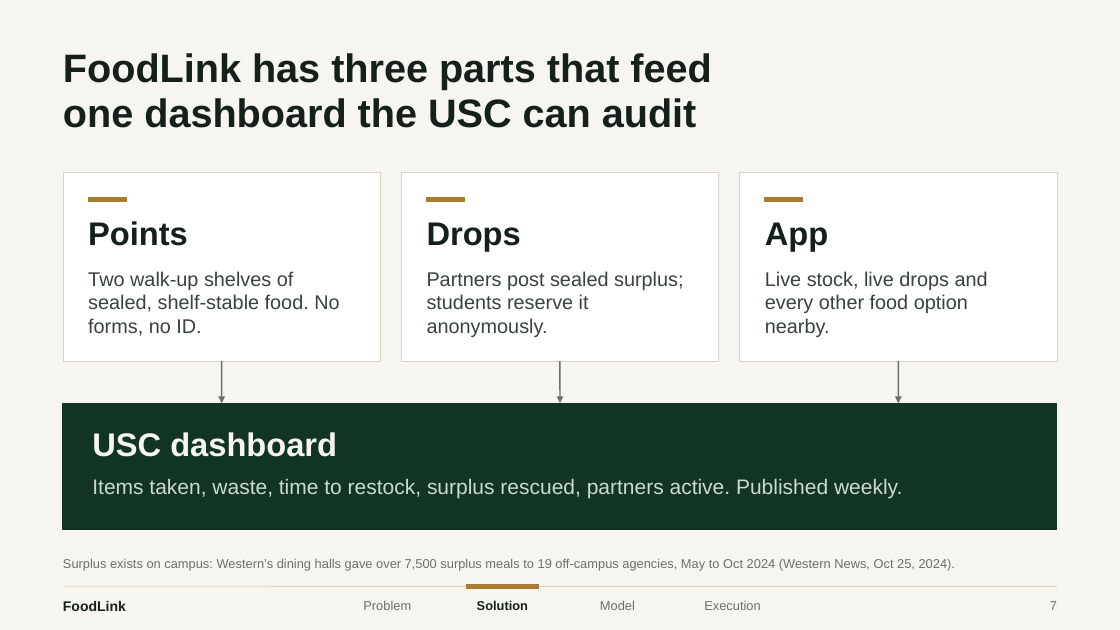
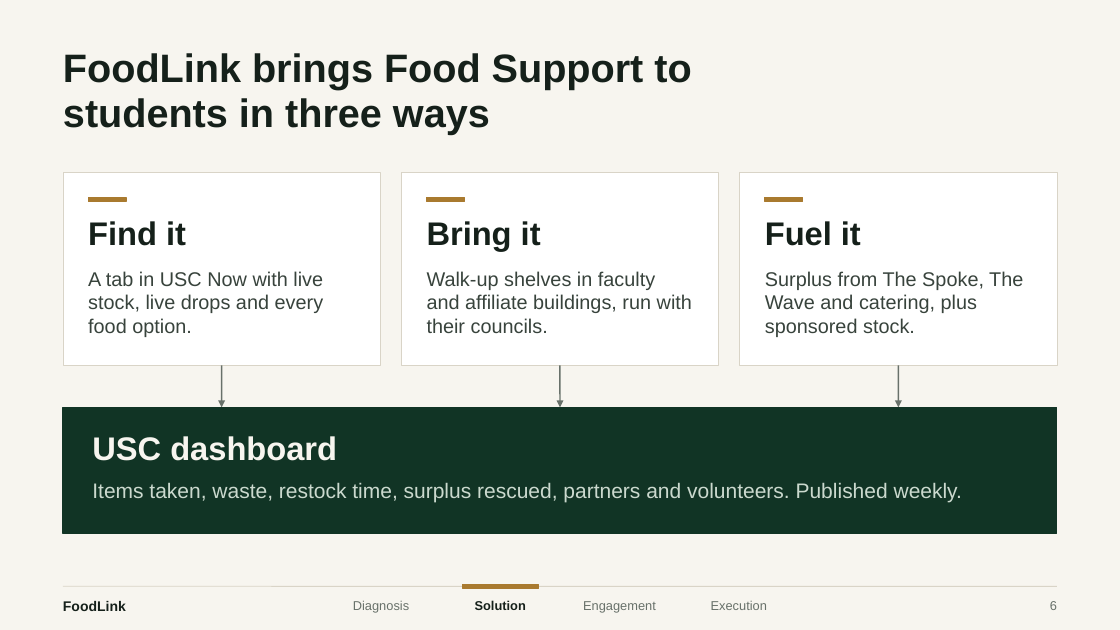
Before and after one commit to xingexu/aspire, a slide deck: slide 6 of deck/PBSN_ASPIRE_FoodLink.pptx (slide 7 before the commit). Drawn at 1120x630 pixels with LibreOffice and Linux fonts; fonts in the diff are those of the drawing. Boxes give left, top, right and bottom in pixels: in the first picture for what was removed or moved away, otherwise in the second. Text is boxed around its words. In the diff, an @@ line names an element or a change of style, - is before the commit and + after.

```diff
--- a/deck/PBSN_ASPIRE_FoodLink.pptx
+++ b/deck/PBSN_ASPIRE_FoodLink.pptx
@@ title at box(63, 53, 691, 135): text changed @@
-FoodLink has three parts that feed
-one dashboard the USC can audit
+FoodLink brings Food Support to
+students in three ways
@@ rectangle: place and size @@
-rectangle at box(63, 172, 381, 361)
+rectangle at box(63, 172, 381, 365)
@@ rectangle: place and size @@
-rectangle at box(402, 172, 719, 361)
+rectangle at box(402, 172, 719, 365)
@@ rectangle: place and size @@
-rectangle at box(740, 172, 1058, 361)
+rectangle at box(740, 172, 1058, 365)
@@ text at box(88, 221, 186, 246): text changed @@
-Points
+Find it
@@ text at box(427, 221, 541, 251): text changed @@
-Drops
+Bring it
@@ text at box(765, 221, 861, 246): text changed @@
-App
+Fuel it
@@ text at box(88, 271, 324, 337): text changed @@
-Two walk-up shelves of sealed, shelf-stable food. No forms, no ID.
+A tab in USC Now with live stock, live drops and every food option.
@@ text at box(427, 271, 692, 333): text changed @@
-Partners post sealed surplus; students reserve it anonymously.
+Walk-up shelves in faculty and affiliate buildings, run with their councils.
@@ text at box(765, 271, 1023, 337): text changed @@
-Live stock, live drops and every other food option nearby.
+Surplus from The Spoke, The Wave and catering, plus sponsored stock.
@@ 3 arrows, 1 text, 1 rectangle: place and size @@
-3 arrows, 1 text, 1 rectangle at box(63, 361, 1057, 529)
+3 arrows, 1 text, 1 rectangle at box(63, 365, 1057, 534)
@@ text at box(92, 483, 962, 503): text changed @@
-Items taken, waste, time to restock, surplus rescued, partners active. Published weekly.
+Items taken, waste, restock time, surplus rescued, partners and volunteers. Published weekly.
@@ text removed at box(63, 558, 955, 571) @@
-Surplus exists on campus: Western’s dining halls gave over 7,500 surplus meals to 19 off-campus agencies, May to Oct 2024 (Western News, Oct 25, 2024).
@@ rectangle: place and size @@
-rectangle at box(467, 585, 539, 589)
+rectangle at box(463, 585, 539, 589)
@@ text "Execution": place and size @@
-text "Execution" at box(704, 601, 760, 610)
+text "Execution" at box(711, 601, 767, 610)
@@ text added at box(353, 600, 409, 613), 11 pt, text #68716A @@
+Diagnosis
@@ text removed at box(363, 601, 411, 610) @@
-Problem
@@ text at box(583, 601, 656, 613): text changed @@
-Model
+Engagement
@@ page number at box(1050, 601, 1057, 610): text changed @@
-7
+6
```
Also in this commit, not shown: 12 other slides changed, 9 slides added, 7 slides removed, 6 other files.
